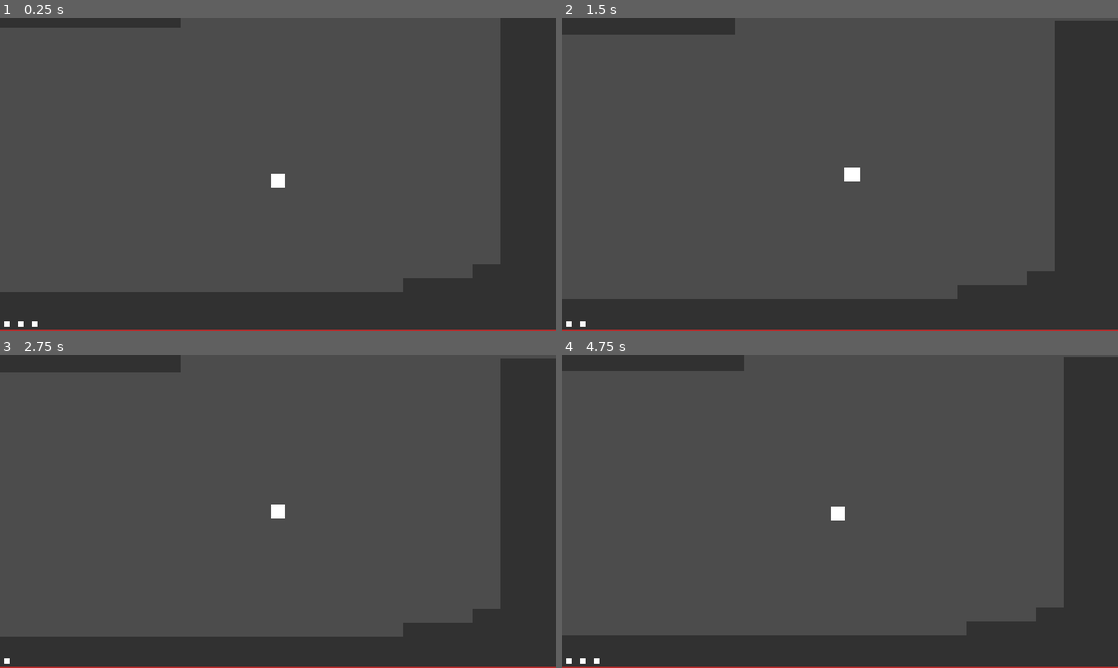
Above: before the commit, frames 1-4 (two rows, left to right).
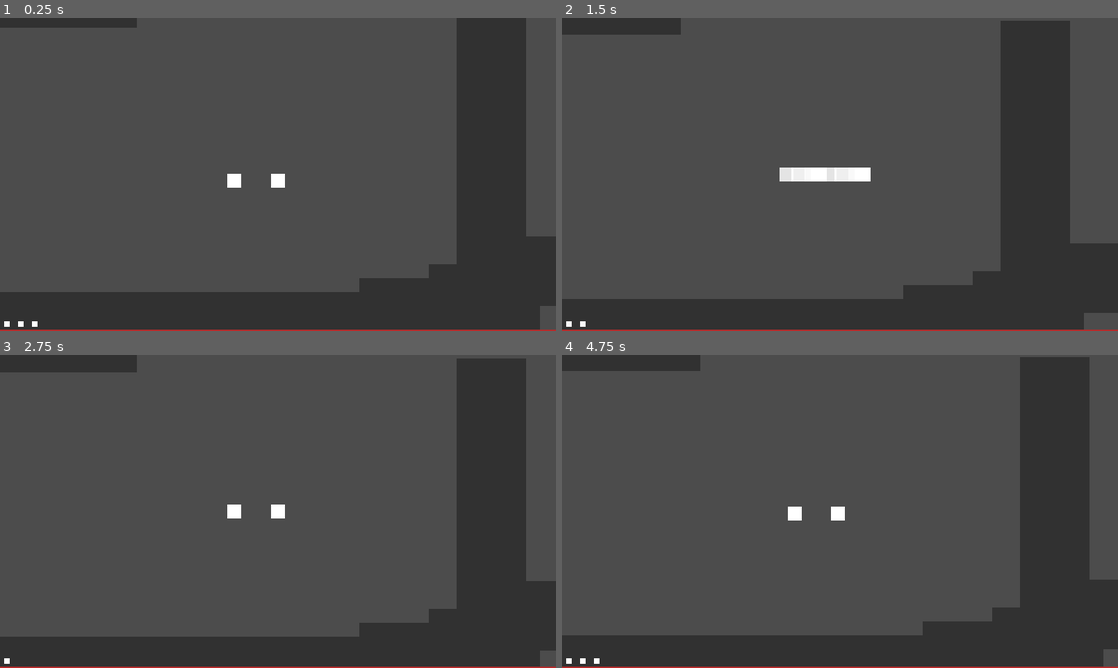
Above: after the commit, the same moments.

Repository: talhagedikli/Godot-source-control
Game: Godot game, scene res://Scenes/World.tscn
The game is run twice, just before and just after one commit, with the same random seed, the same clock (stepped at 60 frames per second) and the same inputs.
Inputs:
- Up to frame 1 (0.25 s): no input
- Up to frame 2 (1.5 s): hold R (r) 0.53-1.28 s; hold Right (right) from 0.53 s (still down); tap Up (up) at 0.77 s; tap Shift (shift) at 0.8, 1.35 s; tap Enter at 1.25 s
- Up to frame 3 (2.75 s): tap Up (up) at 1.52 s; tap Z (z) at 1.55, 2.1 s; release Right (right) at 2.03 s; hold Left (left) from 2.03 s (still down); hold R (r) from 2.03 s (still down)
- Up to frame 4 (4.75 s): tap Space (space) at 2.75 s; release Left (left) at 2.78 s; release R (r) at 2.78 s; hold Right (right) 2.78-4.28 s; tap Alt (alt) at 2.85 s; tap Up (up) at 3.02, 3.77, 4.52 s; tap Shift (shift) at 3.05, 4.35 s; hold R (r) 3.53-4.28 s; tap Z (z) at 3.8 s; tap Enter at 4.25 s; hold Left (left) from 4.28 s (still down); tap R (r) at 4.55 s

The runs differ from the first frame. In frame 1, 11% of the frame differs, in the area x 24-100%, y 0-100%; in frame 2, 16%, in the area x 21-100%, y 0-100%; in frame 3, 12%; in frame 4, 11%.

Commit message:
Update

Diff:
--- /dev/null
+++ b/Projects/Equinox/Scenes/GhostEffect.tscn
@@ -0,0 +1,6 @@
+[gd_scene load_steps=2 format=2]
+
+[ext_resource path="res://Scripts/GhostEffect.gd" type="Script" id=1]
+
+[node name="GhostEffect" type="Sprite"]
+script = ExtResource( 1 )
--- /dev/null
+++ b/Projects/Equinox/Scenes/Gunslinger.tscn
@@ -0,0 +1,11 @@
+[gd_scene load_steps=2 format=2]
+
+[ext_resource path="res://Scenes/Player.tscn" type="PackedScene" id=1]
+
+[node name="Player" instance=ExtResource( 1 )]
+
+[node name="Sprite" parent="Pivot" index="0"]
+modulate = Color( 0, 0, 0, 1 )
+
+[node name="CollisionShape2D" parent="." index="1"]
+visible = false
--- a/Projects/Equinox/Scenes/Player.tscn
+++ b/Projects/Equinox/Scenes/Player.tscn
@@ -17,7 +17,6 @@
 
 [node name="CollisionShape2D" type="CollisionShape2D" parent="."]
 shape = SubResource( 1 )
-one_way_collision = true
 
 [node name="Cameras" type="Node2D" parent="."]
 
@@ -65,4 +64,9 @@
 
 [node name="Tween" type="Tween" parent="."]
 
+[node name="Effects" type="Node2D" parent="."]
+
+[node name="GhostTimer" type="Timer" parent="Effects"]
+
 [connection signal="tween_completed" from="Tween" to="." method="_on_Tween_tween_completed"]
+[connection signal="timeout" from="Effects/GhostTimer" to="." method="_on_GhostTimer_timeout"]
--- /dev/null
+++ b/Projects/Equinox/Scenes/TitleScreen.tscn
@@ -0,0 +1,44 @@
+[gd_scene load_steps=2 format=2]
+
+[ext_resource path="res://Scripts/TitleScreen.gd" type="Script" id=1]
+
+[node name="TitleScreen" type="Control"]
+anchor_right = 1.0
+anchor_bottom = 1.0
+script = ExtResource( 1 )
+__meta__ = {
+"_edit_use_anchors_": false
+}
+
+[node name="VBoxContainer" type="VBoxContainer" parent="."]
+anchor_left = 0.5
+anchor_top = 0.5
+anchor_right = 0.5
+anchor_bottom = 0.5
+margin_left = -75.5
+margin_top = -34.0
+margin_right = 75.5
+margin_bottom = 34.0
+__meta__ = {
+"_edit_use_anchors_": false
+}
+
+[node name="StartButton" type="Button" parent="VBoxContainer"]
+margin_right = 151.0
+margin_bottom = 20.0
+text = "Start"
+
+[node name="OptionsButton" type="Button" parent="VBoxContainer"]
+margin_top = 24.0
+margin_right = 151.0
+margin_bottom = 44.0
+text = "Options"
+
+[node name="QuitButton" type="Button" parent="VBoxContainer"]
+margin_top = 48.0
+margin_right = 151.0
+margin_bottom = 68.0
+text = "Quit"
+
+[connection signal="pressed" from="VBoxContainer/StartButton" to="." method="_on_StartButton_pressed"]
+[connection signal="pressed" from="VBoxContainer/QuitButton" to="." method="_on_QuitButton_pressed"]
--- a/Projects/Equinox/Scenes/World.tscn
+++ b/Projects/Equinox/Scenes/World.tscn
@@ -26,6 +26,9 @@
 
 [node name="Player" parent="." instance=ExtResource( 2 )]
 
+[node name="Player2" parent="." instance=ExtResource( 2 )]
+position = Vector2( 50, 0 )
+
 [node name="PlayerUI" parent="." instance=ExtResource( 3 )]
 
 [node name="EffectsManager" type="Node2D" parent="."]
@@ -37,3 +40,5 @@
 
 [connection signal="dahsed" from="Player" to="PlayerUI" method="_on_Player_dahsed"]
 [connection signal="using_pack" from="Player" to="EffectsManager" method="_on_Player_using_pack"]
+[connection signal="dahsed" from="Player2" to="PlayerUI" method="_on_Player_dahsed"]
+[connection signal="using_pack" from="Player2" to="EffectsManager" method="_on_Player_using_pack"]
--- /dev/null
+++ b/Projects/Equinox/Scripts/GhostEffect.gd
@@ -0,0 +1,10 @@
+extends Sprite
+
+
+func _ready():
+	pass
+
+func _physics_process(delta):
+	modulate.a -= 0.03
+	if modulate.a <= 0:
+		queue_free()
--- /dev/null
+++ b/Projects/Equinox/Scripts/GlobalFunc.gd
@@ -0,0 +1,13 @@
+extends Node
+
+
+func _ready():
+	pass
+
+
+
+func approach(start, end, shift):
+	if start < end:
+		return min(start + shift, end)
+	else:
+		return max(start - shift, end)
--- a/Projects/Equinox/Scripts/Player.gd
+++ b/Projects/Equinox/Scripts/Player.gd
@@ -24,8 +24,8 @@
 var pack_power : float = 0.00
 var pack_power_max = 15
 
-var dash_power: float = 150
-var dash_duration: float = 0.17
+var dash_power: float = 500
+var dash_duration: float = 0.20
 var dash_count_max: int = 3
 var dash_count: int = dash_count_max
 var is_dashing: bool = false
@@ -72,11 +72,12 @@
 
 func _physics_process(delta):
 #	onGround = raycastBottom.is_colliding()
+#	if raycastRight.is_colliding() or raycastLeft.is_colliding():
+#		on_wall = true
+#	else:
+#		on_wall = false
 	onGround = is_on_floor()
-	if raycastRight.is_colliding() or raycastLeft.is_colliding():
-		on_wall = true
-	else:
-		on_wall = false
+	on_wall = is_on_wall()
 
 
 	if state == MOVE:
@@ -90,17 +91,14 @@
 
 	motion = move_and_slide(motion, up)
 
-
 	#Calculate facing
 	if motion.x > 0: facing = 1
 	elif motion.x < 0: facing = -1
 	else: facing = facing
 
-#	direction = motion.normalized()
-
 	#Animation
-	body.scale.x = approach(body.scale.x, 1, 0.05)
-	body.scale.y = approach(body.scale.y, 1, 0.05)
+	body.scale.x = GlobalFunc.approach(body.scale.x, 1, 0.05)
+	body.scale.y = GlobalFunc.approach(body.scale.y, 1, 0.05)
 
 #States
 func player_state_move():
@@ -111,7 +109,7 @@
 	else:
 		motion.x = lerp(motion.x, 0, 0.1)
 
-	#Jump section
+	# Jump
 	if !onGround:
 		if coyote > 0:
 			coyote -= 1
@@ -120,9 +118,10 @@
 		dash_count = dash_count_max
 
 	if (Input.is_action_pressed(key_jump) && canJump && coyote > 0):
-		motion.y = -jumpForce
-		canJump = false
-		squashAndStretch(0.6, 1.4)
+		if coyote > 0:
+			motion.y = -jumpForce
+			canJump = false
+			squashAndStretch(0.6, 1.4)
 	elif (!Input.is_action_pressed(key_jump) && onGround):
 		canJump = true
 
@@ -135,11 +134,10 @@
 			motion.y = -jumpForce
 			squashAndStretch(0.6, 1.4)
 
-	if !onGround:
-		if (motion.y < 0) && (!Input.is_action_pressed(key_jump) && (!Input.is_action_pressed(key_pack))):
-			motion.y *= 0.8
+	# Backpack
 	if Input.is_action_pressed(key_pack):
 		if gas > 0:
+			gas_rate = gas / gas_max
 			emit_signal("using_pack", Vector2(global_position.x, global_position.y + 8))
 			gas -= 1
 			pack_power += 0.8
@@ -149,31 +147,36 @@
 		pack_power -= 0.5
 		if onGround:
 			gas = gas_max
+	if raycastTop.is_colliding(): pack_power = 0
 	pack_power = clamp(pack_power, 0, pack_power_max)
-	if raycastTop.is_colliding(): pack_power = 0
-	gas_rate = gas / gas_max
-	playerUI.set_gas_rate(gas_rate)
-
 	motion.y -= pack_power
 
-	if !onGround : motion.y += gravity
+	if !onGround: # Apply gravity and make variable jump
+		if (motion.y < 0) && (!Input.is_action_pressed(key_jump) && (!Input.is_action_pressed(key_pack))):
+			motion.y *= 0.8
+		motion.y += gravity
 
 	last_facing = facing
 
 	motion.x = clamp(motion.x, -maxSpeed, maxSpeed)
 	motion.y = clamp(motion.y, -maxFallSpeed, maxFallSpeed)
 
-	#Switch statement
+	# Switch statement
 	if Input.is_action_just_pressed(key_hold) && on_wall: change_state(HOLD)
-	if Input.is_action_pressed("down") && onGround: change_state(CROUCH)
+#	if Input.is_action_pressed("down") && onGround: change_state(CROUCH)
 	if Input.is_action_just_pressed(key_dash) && dash_count > 0 && !is_dashing && !dashTween.is_active():
 		find_direction(false)
 		dash_count -= 1
 		emit_signal("dashed", true)
-		motion *= Vector2.ZERO
+		motion = Vector2.ZERO
 		if direction == Vector2.ZERO: direction.x = last_facing
+		dashTween.interpolate_property(self, "motion", motion, motion + direction * dash_power, dash_duration, Tween.TRANS_QUINT, Tween.EASE_OUT)
+		dashTween.start()
+		$Effects/GhostTimer.start(dash_duration / 6)
 		change_state(DASH)
+	# Set UI variables
 	playerUI.set_dash_count(dash_count)
+	playerUI.set_gas_rate(gas_rate)
 
 func player_state_jump():
 	if !onGround:
@@ -224,13 +227,16 @@
 func player_state_dash():
 	is_dashing = true
 	if on_wall && direction.x != 0:
-		dashTween.remove(self, "motion")
-		change_state(MOVE)
-	dashTween.interpolate_property(self, "motion", motion, motion + direction * dash_power, dash_duration, Tween.TRANS_QUINT, Tween.EASE_OUT)
-	dashTween.start()
+		dashTween.reset(self, "motion")
+		$Effects/GhostTimer.stop()
+		change_state(MOVE)
+
 	if ((abs(direction.x) + abs(direction.y)) != 2):
 		squashAndStretch(abs(direction.x)/5 + 1, abs(direction.y)/5 + 1)
+
 	yield(dashTween, "tween_completed")
+	dashTween.reset(self, "motion")
+	$Effects/GhostTimer.stop()
 	motion *= 0.4
 	find_direction(false)
 	is_dashing = false
@@ -265,12 +271,10 @@
 func frame_freeze(duration: float):
 	OS.delay_msec(duration)
 
-func approach(start, end, shift):
-	if start < end:
-		return min(start + shift, end)
-	else:
-		return max(start - shift, end)
-
 #Signals
-func _on_Tween_tween_completed(object, key):
-	pass
+func _on_GhostTimer_timeout():
+	var ghost_effect = preload("res://Scenes/GhostEffect.tscn").instance()
+	get_parent().add_child(ghost_effect)
+	ghost_effect.position = position
+	ghost_effect.texture = $Pivot/Sprite.texture
+	ghost_effect.scale = scale
--- /dev/null
+++ b/Projects/Equinox/Scripts/TitleScreen.gd
@@ -0,0 +1,13 @@
+extends Control
+
+
+func _ready():
+	pass
+
+
+func _on_StartButton_pressed():
+	get_tree().change_scene("res://Scenes/World.tscn")
+
+
+func _on_QuitButton_pressed():
+	pass
--- a/Projects/Equinox/project.godot
+++ b/Projects/Equinox/project.godot
@@ -13,6 +13,10 @@
 config/name="Equinox"
 run/main_scene="res://Scenes/World.tscn"
 config/icon="res://icon.png"
+
+[autoload]
+
+GlobalFunc="*res://Scripts/GlobalFunc.gd"
 
 [display]
 
